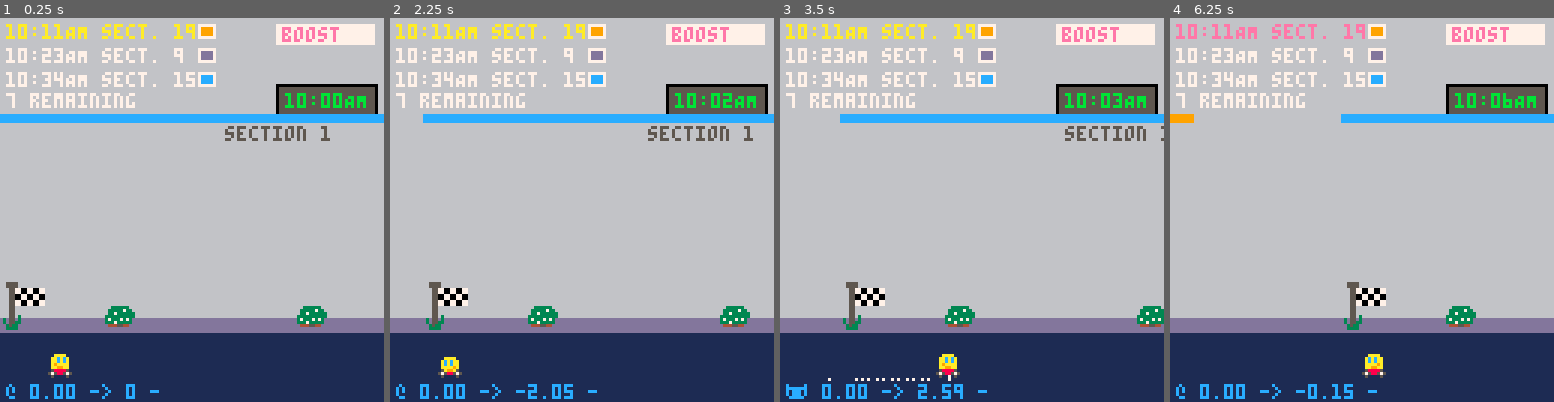
Above: before the commit, frames 1-4 (left to right).
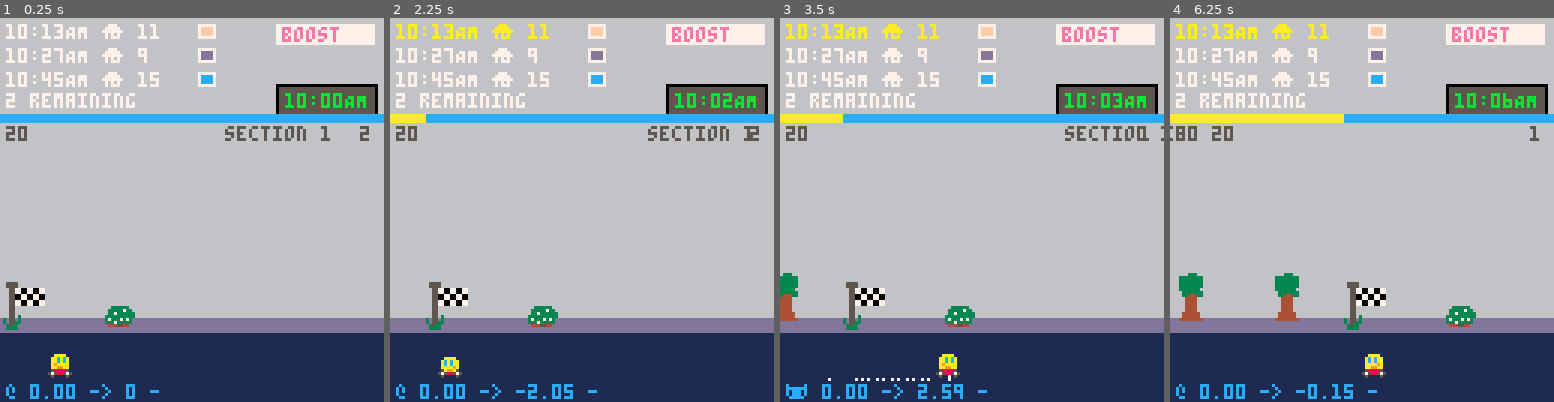
Above: after the commit, the same moments.

Repository: broquaint/pico8-carts
Game: PICO-8 cartridge racer.p8
Same seed, same stepped clock (60 frames per second), same inputs: the game is played once before the commit and once after it.
Inputs:
- Up to frame 1 (0.25 s): no input
- Up to frame 2 (2.25 s): tap O (Z key) at 0.33, 0.7, 1.43, 2.22 s; tap X (X key) at 1.07, 2.07 s; hold Left from 1.97 s (still down)
- Up to frame 3 (3.5 s): release Left at 2.37 s; tap X (X key) every 0.33 s from 2.4 to 3.4 s; hold Down 2.42-2.82 s; hold Right from 2.87 s (still down); tap O (Z key) at 3.1 s
- Up to frame 4 (6.25 s): release Right at 3.53 s; hold Up 3.58-4.08 s; tap X (X key) every 0.33 s from 3.73 to 6.07 s; tap O (Z key) at 3.98, 4.87, 5.75 s; hold Right 4.13-4.53 s; hold Down 4.58-5.08 s; hold Left 5.13-5.8 s; hold Up 5.85-6.18 s; hold Left from 6.23 s (still down)

The runs differ from the first frame. In frame 1, 2.2% of the frame differs, in the area x 1-97%, y 1-81%; in frame 2, 2.0%; in frame 3, 2.6%; in frame 4, 4.2%, in the area x 0-97%, y 1-79%.

Commit message:
Make the screen a little easier to read
Drop "section" as it's not so useful and show what the previous and
next sections are, this should make going faster closer to fun.

Diff:
--- a/racer.p8
+++ b/racer.p8
@@ -28,6 +28,7 @@
 
 g_del_time = 1.2
 
+g_section_size = 150
 g_edge_rhs  = 64
 g_edge_lhs  = 16
 
@@ -84,6 +85,7 @@
 
 function _init()
    car = {
+      absolute_x = 16,
       x = 16,
       y = g_car_line,
       dir = dir_right,
@@ -103,17 +105,15 @@
       at_hypot = 0,
    }
 
-   local lvl_len = 5000
-
    level = {
-      length = lvl_len,
+      length = g_section_size * 20,
       complete_at = false,
       scene_map = {},
       start_time = 600, -- doesn't change
       delivery_time = 600, -- change as deliveries are added
       prompt_for_help = true,
       will_help = false,
-      delivery_count = 10
+      delivery_count = 5
    }
 
    scene = { make_bg_spr(spr_flag, { 0, 88 }) }
@@ -162,7 +162,7 @@
    local colours = {azure, violet, salmon, coral, orange, yellow, lime}
 
    local sec_x = 0
-   local sec_size = 150 -- level.length / 10
+   local sec_size = g_section_size -- level.length / 10
    for sec = 1, flr(level.length / sec_size) do
       local col = colours[(sec % #colours) == 0 and #colours or sec % #colours]
       add(sections, make_obj({sec_x, 32}, {width=sec_size,colour=col,id=sec}))
@@ -263,9 +263,11 @@
    local sec   = find_free(rand_section, is_section_free)
    local del_x = rand_tile_in_section(sec)
 
+   sec.has_delivery = true
+
    track_scene_obj(del_x)
 
-   level.delivery_time += (10 + randx(7))
+   level.delivery_time += (12 + randx(7))
    local delivery = make_obj(
       {del_x, loc.y_pos},
       {
@@ -590,6 +592,15 @@
    foreach(platforms, update_pos)
    foreach(level.deliveries, update_pos)
    foreach(level.sections, update_pos)
+
+   local abs_next_pos = car.absolute_x + flr(car.speed)
+   if abs_next_pos > level.length then
+      car.absolute_x = abs_next_pos % level.length
+   elseif abs_next_pos < 0 then
+      car.absolute_x = level.length + abs_next_pos
+   else
+      car.absolute_x = abs_next_pos
+   end
 end
 
 function handle_deliveries()
@@ -851,7 +862,9 @@
          local rem    = d.due - t_offset
          local del_y  = del_offset * 8 + 2
          local col    = rem > 12 and white or rem > 6 and yellow or rem > 0 and salmon or red
-         print(before .. ' sect. '..d.section.id, 2, del_y, col)
+         local msg    =  before .. ' ⌂ '.. d.section.id
+         if(d.for_robots) msg = msg .. ' 😐'
+         print(msg, 2, del_y, col)
          rectfill(66, del_y, 71, del_y + 4, white)
          rectfill(67, del_y+1, 70, del_y + 3, d.section.colour)
          del_offset += 1
@@ -861,6 +874,12 @@
    if remaining > 2 then
       print(tostr(remaining - 3) .. ' remaining', 2, 25, white)
    end
+
+   local cur_sect  = flr((75 + car.absolute_x) / g_section_size) + 1
+   local prev_sect = cur_sect <= 1 and #level.sections or cur_sect - 1
+   local next_sect = cur_sect >= #level.sections and 1 or cur_sect + 1
+   print(prev_sect, 2, 36, dim_grey)
+   print(next_sect, 120, 36, dim_grey)
 
    local dbg = DEBUG and '🐱' or '@'
    local jumpstate = car.jumping and '⬆️' or '-'
